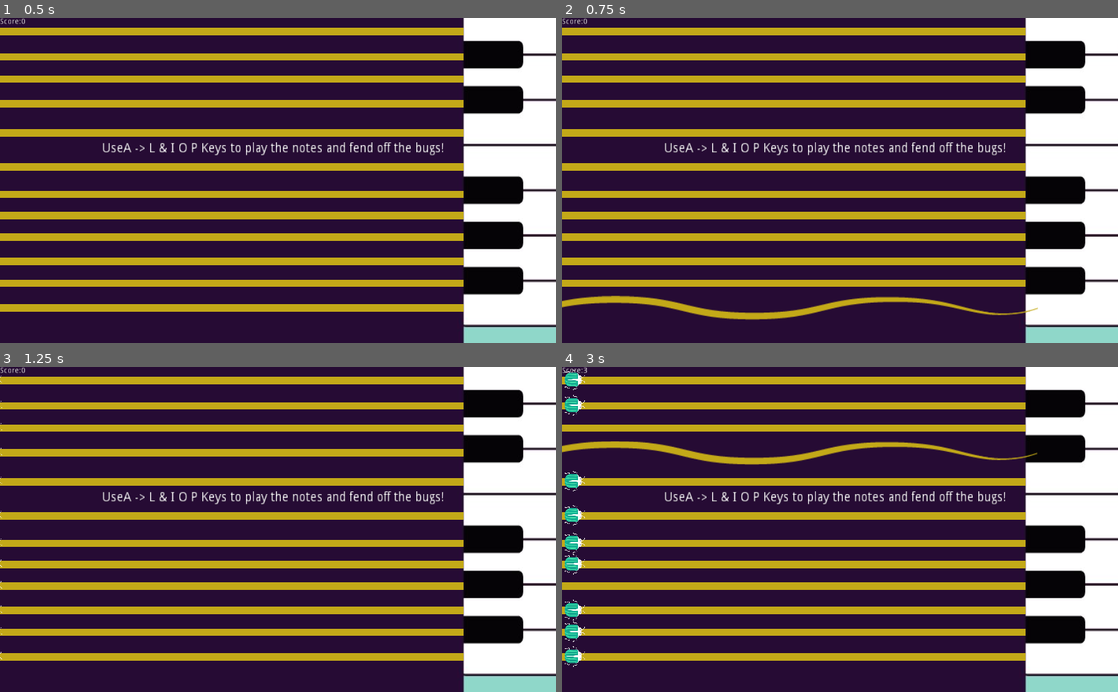
Above: before the commit, frames 1-4 (two rows, left to right).
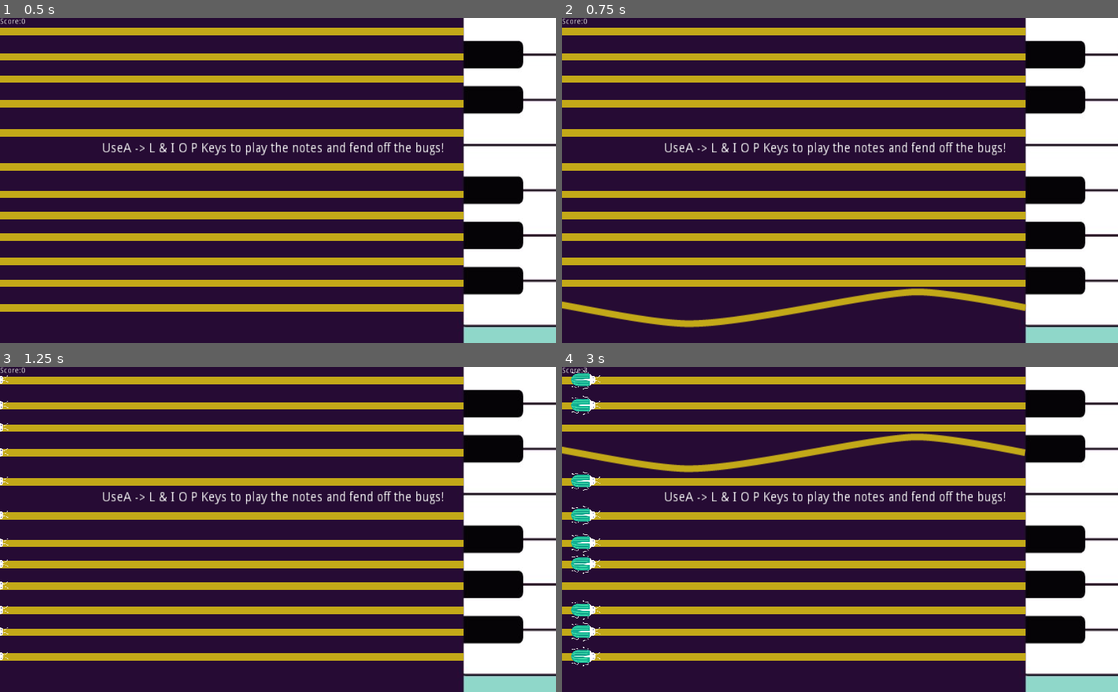
Above: after the commit, the same moments.

Repository: CodingMax/MelodyDefense
Game: Godot game, scene res://World.tscn
Same seed, same stepped clock (60 frames per second), same inputs: the game is played once before the commit and once after it. Sound files missing from this copy of the repository are replaced by a short silence.
Inputs (mouse positions are in pixels of both pictures, inside the frame that each line leads up to):
- Up to frame 1 (0.5 s): no input
- Up to frame 2 (0.75 s): tap Enter at 0.5 s; move the mouse to (962, 164) at 0.52 s; tap A (a) at 0.6 s; click (962, 164) at 0.67 s
- Up to frame 3 (1.25 s): tap F (f) at 0.8 s
- Up to frame 4 (3 s): move the mouse to (728, 545) at 1.27 s; tap F (f) at 1.35 s; click (728, 545) at 1.42 s; tap I (i) at 1.55, 2.1 s; move the mouse to (895, 458) at 2.02 s; click (895, 458) at 2.17 s; tap L (l) at 2.3, 2.85 s; move the mouse to (812, 594) at 2.77 s; click (812, 594) at 2.92 s

Frame 1 is identical in both runs. In frame 2, 2.8% of the frame differs, in the area x 0-86%, y 83-96%; in frame 3, 0.2%; in frame 4, 4.7%, in the area x 0-86%, y 0-93%.

Commit message:
improv: strings (Assets)

Diff:
--- a/saiten.gd
+++ b/saiten.gd
@@ -77,6 +77,8 @@
 		add_child(newEnemy)
 		print(id)
 		newEnemy.global_position = Vector2(-25, self.global_position.y)
+		newEnemy.scale.x = 0.5
+		newEnemy.scale.y = 0.327
 		newEnemy.add_to_group("enemys")
 
 
Binary file changed: Assets/Art/saite1.png
Binary file changed: Assets/Art/saite2.png
